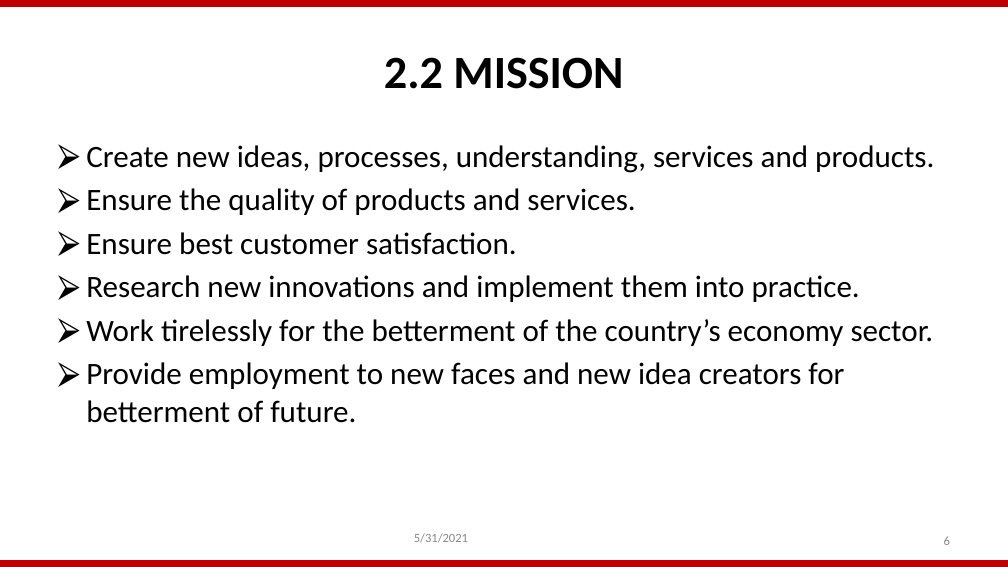
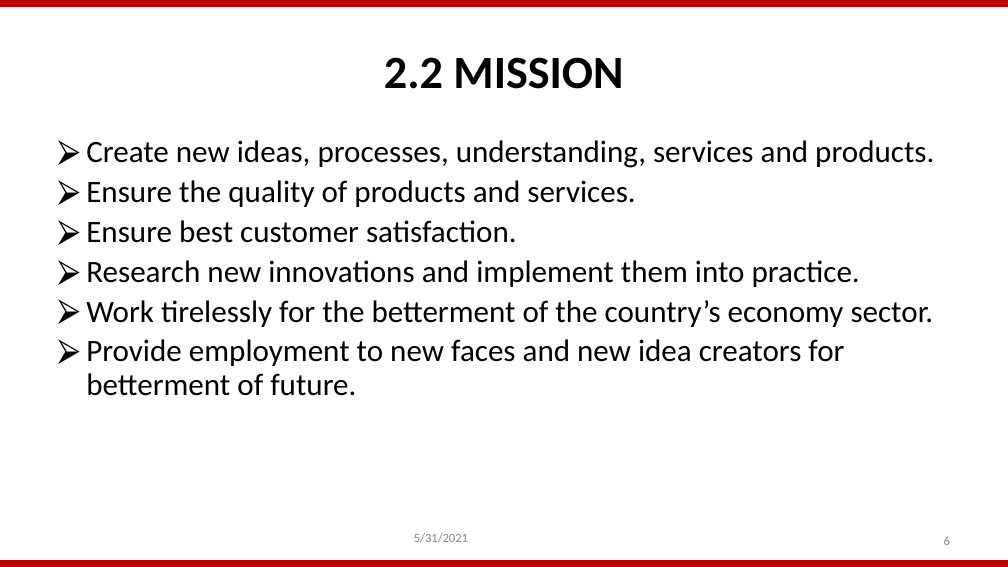
Before and after one commit to Yuwak7575/Reports, a slide deck: slide 6 of intern presentation.pptx. Drawn at 1008x567 pixels with LibreOffice and Linux fonts; fonts in the diff are those of the drawing; background and template pictures are left out. Boxes give left, top, right and bottom in pixels: in the first picture for what was removed or moved away, otherwise in the second. Text is boxed around its words. In the diff, an @@ line names an element or a change of style, - is before the commit and + after.

```diff
--- a/intern presentation.pptx
+++ b/intern presentation.pptx
@@ text "Create new ideas, processes, understanding, ..." at [86,140,934,396]: line spacing 1 to 0.9 @@
```
Also in this commit, not shown: 1 other slide changed.
